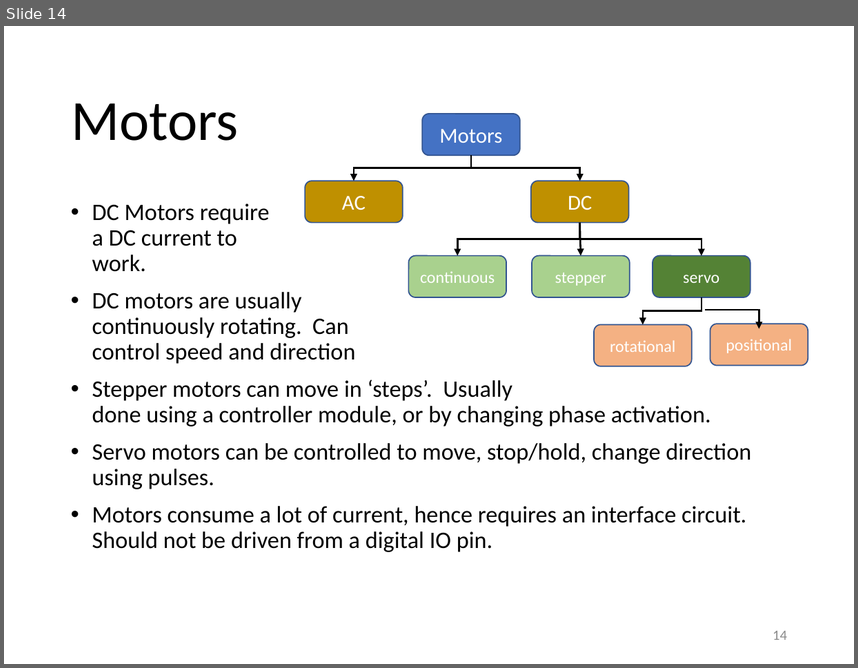
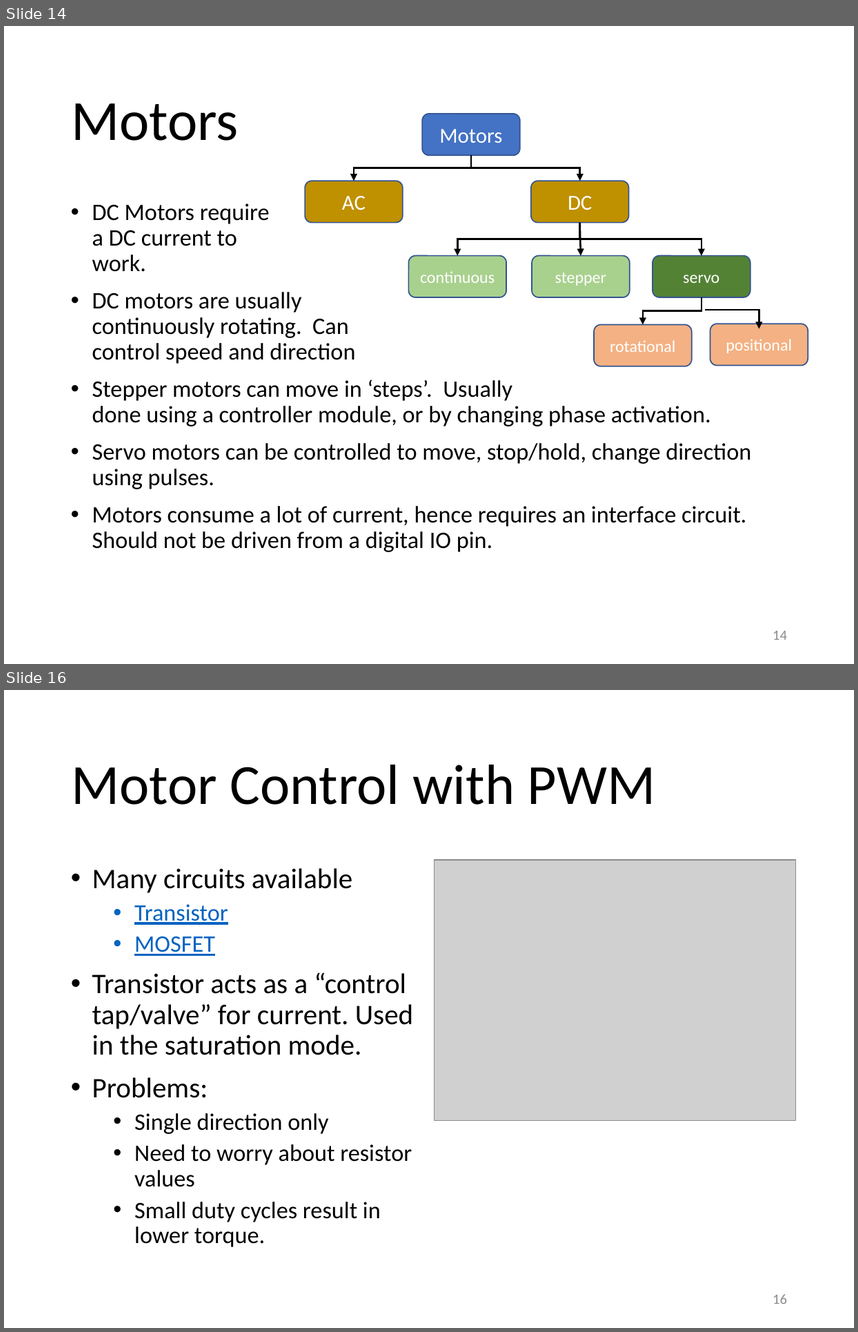
Before and after one commit to RDorville/digfab, a slide deck: presentations/ep1000_actuators/ep1000_actuators.pptx. Shown one above the other, each under a label of ours: slide 14 before the commit, slides 14 and 16 after it; the slides between them are not shown. The pictures are 858x668 and 858x1332 pixels, drawn with LibreOffice and Linux fonts; fonts in the diff are those of the drawing; grey boxes stand for pictures; background and template pictures are left out. Boxes give left, top, right and bottom in pixels: in the first picture for what was removed or moved away, otherwise in the second. Text is boxed around its words. In the diff, an @@ line names an element or a change of style, - is before the commit and + after.

```diff
--- a/presentations/ep1000_actuators/ep1000_actuators.pptx
+++ b/presentations/ep1000_actuators/ep1000_actuators.pptx
@@ slide 16 added at bbox=[4, 690, 854, 1328], background #FFFFFF @@
@@ title added at bbox=[71, 765, 656, 805], 48 pt, text #000000 @@
+Motor Control with PWM
@@ text added at bbox=[92, 868, 413, 1247], 24 pt, text #000000 @@
+• Many circuits available
+  • Transistor
+  • MOSFET
+• Transistor acts as a “control tap/valve” for current. Used in the saturation mode.
+• Problems:
+  • Single direction only
+  • Need to worry about resistor values
+  • Small duty cycles result in lower torque.
@@ picture added at bbox=[434, 860, 795, 1120] @@
@@ page number added at bbox=[773, 1294, 787, 1303], 12 pt, text #8C8C8C @@
+16
```
Also in this commit, not shown: 1 slide changed, 14 other slides added, 11 other files.
